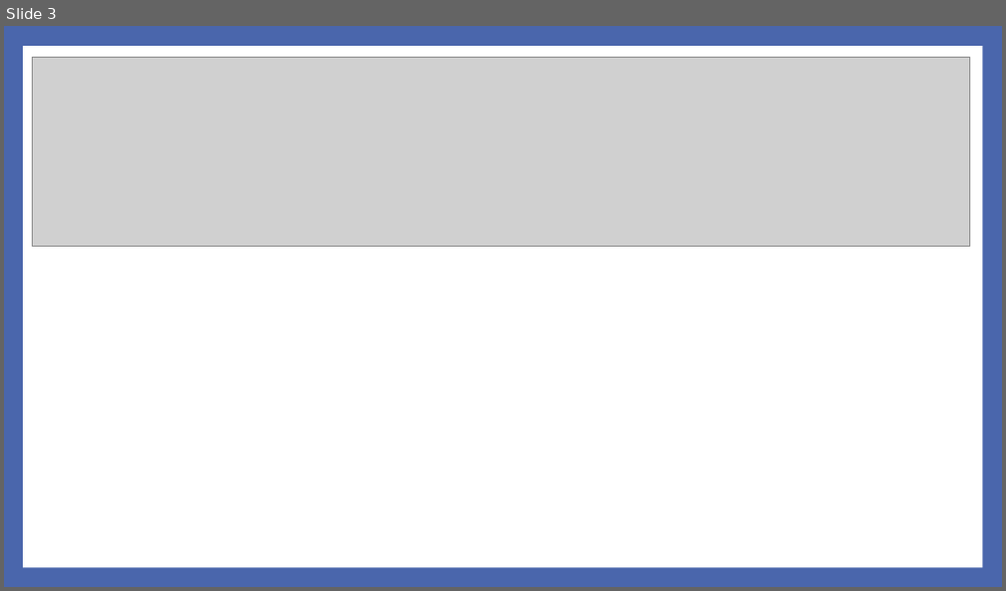
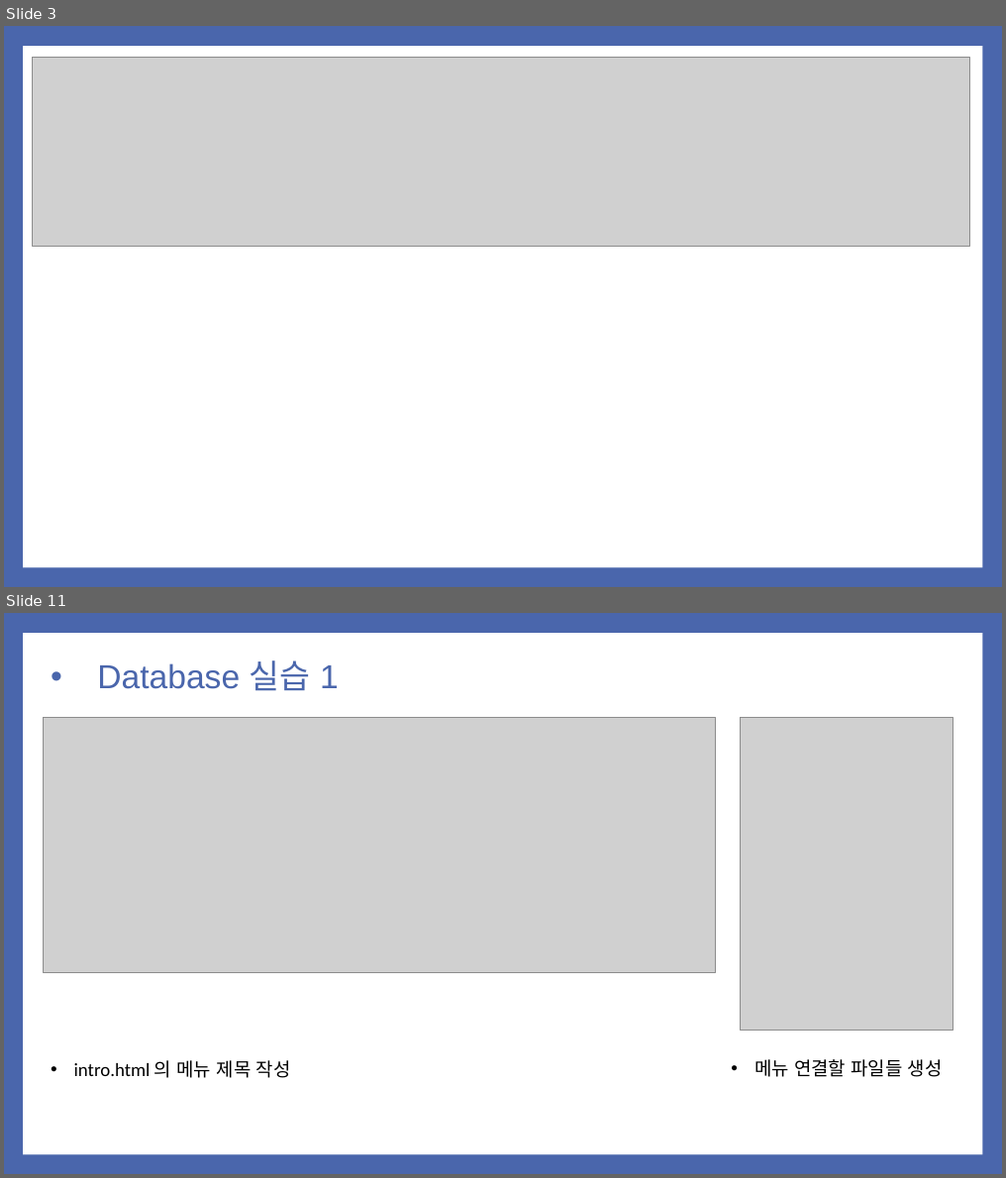
Before and after one commit to noheul1030/KOPO-HTML, a slide deck: 과제PPT/기업업무 4강 JSP_DB연동.pptx. Shown one above the other, each under a label of ours: slide 3 before the commit, slides 3 and 11 after it; the slides between them are not shown. The pictures are 1006x591 and 1006x1178 pixels, drawn with LibreOffice and Linux fonts; fonts in the diff are those of the drawing; grey boxes stand for pictures. Boxes give left, top, right and bottom in pixels: in the first picture for what was removed or moved away, otherwise in the second. Text is boxed around its words. In the diff, an @@ line names an element or a change of style, - is before the commit and + after.

```diff
--- a/과제PPT/기업업무 4강 JSP_DB연동.pptx
+++ b/과제PPT/기업업무 4강 JSP_DB연동.pptx
@@ slide 11 added at (x1=4, y1=613, x2=1002, y2=1174), background #4A66AC; not listed: 1 template element that a slide beside it also shows @@
@@ title added at (x1=97, y1=661, x2=339, y2=691), 32 pt, text #4A66AC @@
+• Database 실습 1
@@ picture added at (x1=43, y1=718, x2=715, y2=973) @@
@@ picture added at (x1=740, y1=718, x2=952, y2=1031) @@
@@ text added at (x1=74, y1=1060, x2=291, y2=1078), 18 pt, text #000000 @@
+• intro.html 의 메뉴 제목 작성
@@ text added at (x1=754, y1=1059, x2=943, y2=1077), 18 pt, text #000000 @@
+• 메뉴 연결할 파일들 생성
```
Also in this commit, not shown: 19 other slides added, 12 slides removed.
